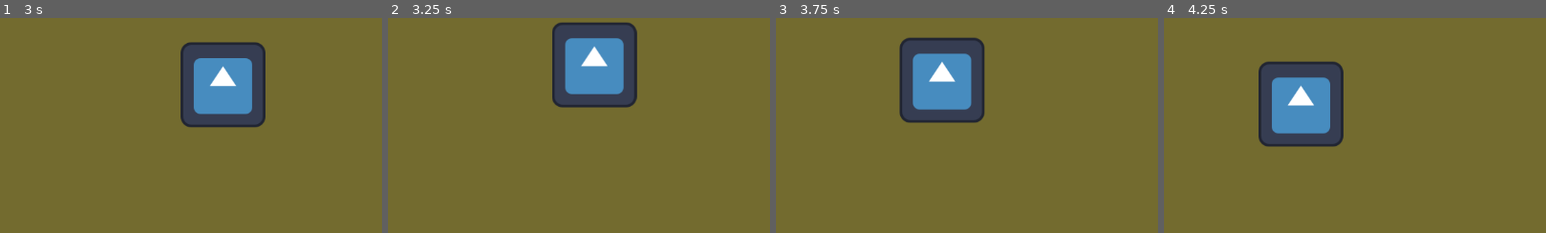
Above: before the commit, frames 1-4 (left to right).
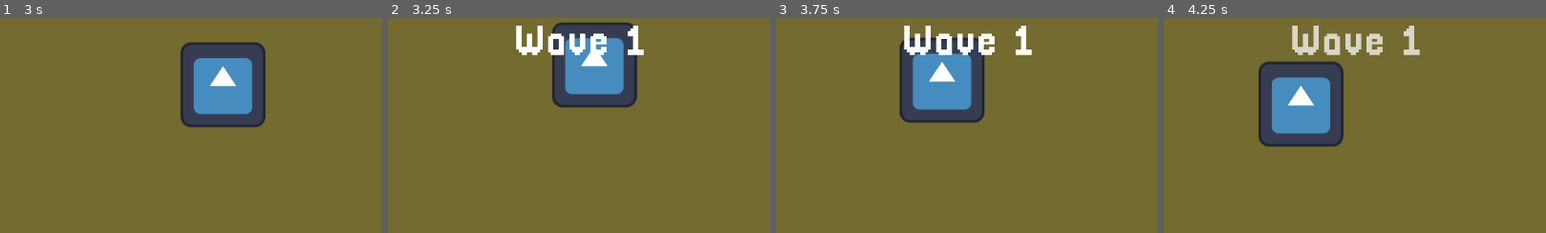
Above: after the commit, the same moments.

Repository: HumanBones/zombie-box
Game: Godot game, scene res://Scenes/World/world.tscn
Two runs of this game, one before a commit and one after it. Both use one fixed random seed, a clock stepped at 60 frames per second and the inputs below. The engine's default icon, where the game draws it, is replaced by a stand-in: a white triangle on a blue panel in a dark square.
Inputs:
- Up to frame 1 (3 s): hold Right (right) 0.53-1.28 s; hold S (down) 1.28-2.03 s; hold Right (right) 2.03-2.78 s; hold W (up) from 2.78 s (still down)
- Up to frame 2 (3.25 s): keep holding W (up)
- Up to frame 3 (3.75 s): release W (up) at 3.53 s; hold A (left) from 3.53 s (still down)
- Up to frame 4 (4.25 s): keep holding A (left)
The pictures show only the part of the screen within x 25-75%, y 28-78%; the shares and areas given below are measured in that part.

Frame 1 is identical in both runs. In frame 2, 1.9% of the frame differs, in the area x 33-67%, y 3-18%; in frame 3, 1.9%; in frame 4, 1.9%.

Commit message:
added hud and started work on player hp and healthbar

Diff:
--- a/Managers/spawn_manager.gd
+++ b/Managers/spawn_manager.gd
@@ -4,9 +4,10 @@
 signal pick_upgrade
 signal finished_waves
 signal enemy_count_updated
+signal cur_wave(amount)
 
 var player : Player
-var wave_count : int = 3
+var wave_count : int = 1
 var enemies : Array[Zombie]
 var cur_wave_count : int
 
@@ -30,14 +31,13 @@
 			cur_wave_count += 1
 			pick_upgrade.emit()
 			pause_game()
-			print("wave_count")
-			print(cur_wave_count)
 		else:
 			finished_waves.emit()
 
 
 func upgrade_picked() ->void:
 	resume_game()
+	cur_wave.emit(cur_wave_count)
 	next_wave.emit()
 
 func pause_game() ->void:
--- /dev/null
+++ b/Scenes/HUD/hud.gd
@@ -0,0 +1,30 @@
+extends Control
+
+class_name HUD
+
+
+@onready var label: Label = $MainContainer/CenterContainer/Label
+@onready var animation_player: AnimationPlayer = $AnimationPlayer
+
+
+func _ready() -> void:
+	SpawnManager.cur_wave.connect(update_wave_label)
+	SpawnManager.finished_waves.connect(waves_finished)
+
+func update_wave_label(amount:int) ->void:
+	label.show()
+	label.text = "Wave " + str(amount+1)
+	animation_player.play("fade_label")
+
+
+func _on_timer_timeout() -> void:
+	label.show()
+	update_wave_label(0)
+
+func hide_label() ->void:
+	label.hide()
+
+func waves_finished() ->void:
+	label.show()
+	label.text = "Wave finished!"
+	animation_player.play("fade_label")
--- /dev/null
+++ b/Scenes/HUD/hud.tscn
@@ -0,0 +1,104 @@
+[gd_scene load_steps=6 format=3 uid="uid://djsjompwrap8t"]
+
+[ext_resource type="Script" uid="uid://dbguo6y7xf2te" path="res://Scenes/HUD/hud.gd" id="1_5aai8"]
+[ext_resource type="FontFile" uid="uid://4stmtwwrtt5u" path="res://Assets/Fonts/Pixellari.ttf" id="1_33i1w"]
+
+[sub_resource type="Animation" id="Animation_5aai8"]
+resource_name = "fade_label"
+length = 2.0
+tracks/0/type = "value"
+tracks/0/imported = false
+tracks/0/enabled = true
+tracks/0/path = NodePath("MainContainer/CenterContainer/Label:modulate")
+tracks/0/interp = 2
+tracks/0/loop_wrap = true
+tracks/0/keys = {
+"times": PackedFloat32Array(0, 1.86667),
+"transitions": PackedFloat32Array(2.46229, 1),
+"update": 0,
+"values": [Color(1, 1, 1, 1), Color(1, 1, 1, 0)]
+}
+tracks/1/type = "method"
+tracks/1/imported = false
+tracks/1/enabled = true
+tracks/1/path = NodePath(".")
+tracks/1/interp = 1
+tracks/1/loop_wrap = true
+tracks/1/keys = {
+"times": PackedFloat32Array(2.03333),
+"transitions": PackedFloat32Array(1),
+"values": [{
+"args": [],
+"method": &"hide_label"
+}]
+}
+
+[sub_resource type="Animation" id="Animation_a56j6"]
+length = 0.001
+tracks/0/type = "value"
+tracks/0/imported = false
+tracks/0/enabled = true
+tracks/0/path = NodePath("MainContainer/CenterContainer/Label:modulate")
+tracks/0/interp = 1
+tracks/0/loop_wrap = true
+tracks/0/keys = {
+"times": PackedFloat32Array(0),
+"transitions": PackedFloat32Array(1),
+"update": 0,
+"values": [Color(1, 1, 1, 1)]
+}
+
+[sub_resource type="AnimationLibrary" id="AnimationLibrary_a56j6"]
+_data = {
+&"RESET": SubResource("Animation_a56j6"),
+&"fade_label": SubResource("Animation_5aai8")
+}
+
+[node name="HUD" type="Control"]
+layout_mode = 3
+anchors_preset = 15
+anchor_right = 1.0
+anchor_bottom = 1.0
+grow_horizontal = 2
+grow_vertical = 2
+mouse_filter = 2
+script = ExtResource("1_5aai8")
+
+[node name="MainContainer" type="MarginContainer" parent="."]
+layout_mode = 1
+anchors_preset = 15
+anchor_right = 1.0
+anchor_bottom = 1.0
+grow_horizontal = 2
+grow_vertical = 2
+mouse_filter = 2
+theme_override_constants/margin_left = 20
+theme_override_constants/margin_top = 20
+theme_override_constants/margin_right = 20
+theme_override_constants/margin_bottom = 20
+
+[node name="CenterContainer" type="MarginContainer" parent="MainContainer"]
+layout_mode = 2
+size_flags_horizontal = 4
+size_flags_vertical = 4
+mouse_filter = 2
+theme_override_constants/margin_bottom = 200
+
+[node name="Label" type="Label" parent="MainContainer/CenterContainer"]
+layout_mode = 2
+theme_override_fonts/font = ExtResource("1_33i1w")
+theme_override_font_sizes/font_size = 64
+horizontal_alignment = 1
+vertical_alignment = 1
+
+[node name="AnimationPlayer" type="AnimationPlayer" parent="."]
+libraries = {
+&"": SubResource("AnimationLibrary_a56j6")
+}
+
+[node name="Timer" type="Timer" parent="."]
+wait_time = 3.0
+one_shot = true
+autostart = true
+
+[connection signal="timeout" from="Timer" to="." method="_on_timer_timeout"]
--- a/Scenes/Player/player.tscn
+++ b/Scenes/Player/player.tscn
@@ -43,7 +43,7 @@
 parent = NodePath("..")
 default_bullet_size = 1.0
 default_bullet_speed = 600.0
-defualt_bullet_dmg = 1.0
+defualt_bullet_dmg = 20.0
 
 [node name="PlayerUpgradeManager" type="Node2D" parent="." node_paths=PackedStringArray("player", "bullet_shooter") groups=["PlayerUpgradeManager"]]
 script = ExtResource("5_htcer")
--- a/Scenes/World/world.tscn
+++ b/Scenes/World/world.tscn
@@ -1,10 +1,11 @@
-[gd_scene load_steps=7 format=3 uid="uid://b31h7wt7jmplu"]
+[gd_scene load_steps=8 format=3 uid="uid://b31h7wt7jmplu"]
 
 [ext_resource type="PackedScene" uid="uid://bna856vlssqy5" path="res://Scenes/Player/player.tscn" id="1_t1gg8"]
 [ext_resource type="PackedScene" uid="uid://gefh7u00jr3d" path="res://Scenes/Camera/main_cam.tscn" id="2_yp2ti"]
 [ext_resource type="PackedScene" uid="uid://8cpi60okfyde" path="res://Scenes/Talents/power_up.tscn" id="4_l1hd3"]
 [ext_resource type="PackedScene" uid="uid://v843jhr60f5l" path="res://Scenes/Spawner/enemy_spawner.tscn" id="4_vadfg"]
 [ext_resource type="PackedScene" uid="uid://bovcwovo2l06o" path="res://Scenes/Arena/arena.tscn" id="5_l1hd3"]
+[ext_resource type="PackedScene" uid="uid://djsjompwrap8t" path="res://Scenes/HUD/hud.tscn" id="6_adcqc"]
 
 [sub_resource type="NavigationPolygon" id="NavigationPolygon_yp2ti"]
 vertices = PackedVector2Array(41.3828, -39.0312, -15991.8, -6.78125, -16056, -2198.82, -61.3984, -2218.17)
@@ -49,3 +50,5 @@
 
 [node name="PowerUp" parent="CanvasLayer" instance=ExtResource("4_l1hd3")]
 visible = false
+
+[node name="HUD" parent="CanvasLayer" instance=ExtResource("6_adcqc")]
Binary file added: Assets/Fonts/COASBL__.TTF
Not shown, added: Assets/Fonts/COASBL__.TTF.import
Binary file added: Assets/Fonts/CoasterShadow.ttf
Not shown, added: Assets/Fonts/CoasterShadow.ttf.import
Binary file added: Assets/Fonts/Gecko Lunch.ttf
Not shown, added: Assets/Fonts/Gecko Lunch.ttf.import
Binary file added: Assets/Fonts/Pixeled.ttf
Not shown, added: Assets/Fonts/Pixeled.ttf.import
Binary file added: Assets/Fonts/Pixellari.ttf
Not shown, added: Assets/Fonts/Pixellari.ttf.import
Binary file added: Assets/Fonts/soupofjustice.ttf
Not shown, added: Assets/Fonts/soupofjustice.ttf.import
(and 1 more such lines)
